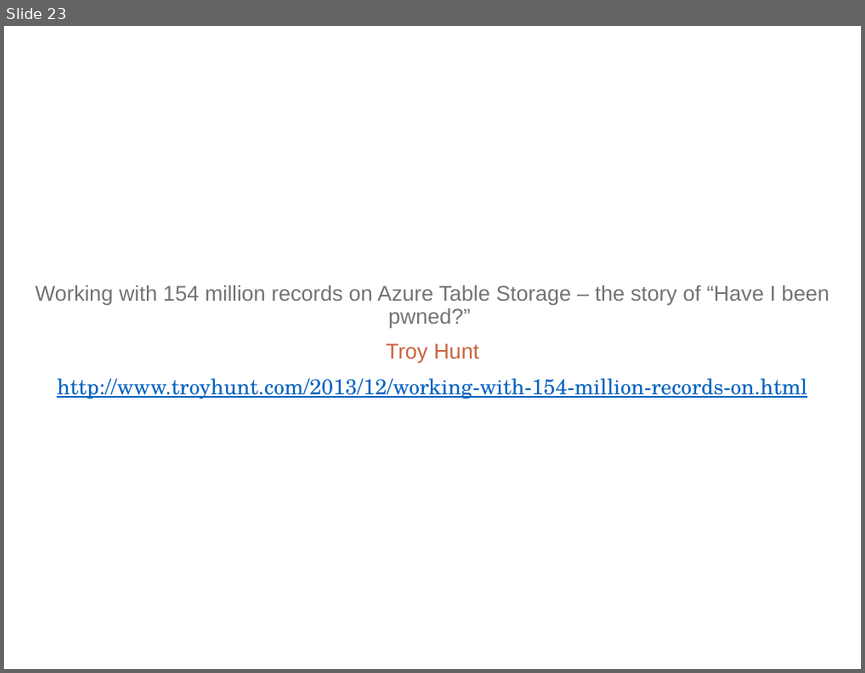
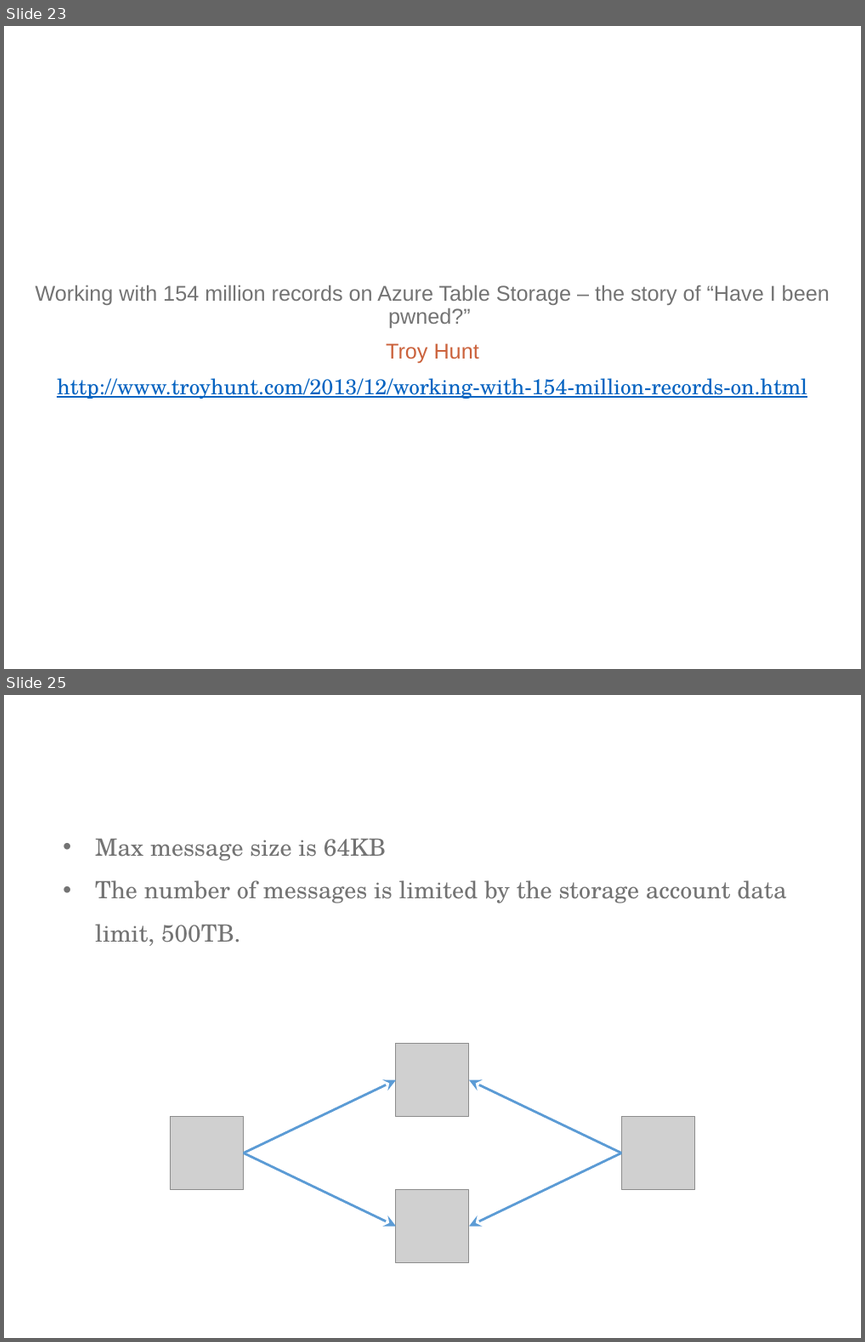
Before and after one commit to ritasker/Presentations-Archive, a slide deck: Current/Azure The Good Parts Web Apps/AzureTheGoodParts-WebApps.pptx. Shown one above the other, each under a label of ours: slide 23 before the commit, slides 23 and 25 after it; the slides between them are not shown. The pictures are 865x673 and 865x1342 pixels, drawn with LibreOffice and Linux fonts; fonts in the diff are those of the drawing; grey boxes stand for pictures; background and template pictures are left out. Boxes give left, top, right and bottom in pixels: in the first picture for what was removed or moved away, otherwise in the second. Text is boxed around its words. In the diff, an @@ line names an element or a change of style, - is before the commit and + after.

```diff
--- a/Current/Azure The Good Parts Web Apps/AzureTheGoodParts-WebApps.pptx
+++ b/Current/Azure The Good Parts Web Apps/AzureTheGoodParts-WebApps.pptx
@@ slide 25 added at (x1=4, y1=695, x2=861, y2=1338), background picture (left out) @@
@@ text added at (x1=95, y1=839, x2=786, y2=946), 20 pt, text #737373 @@
+• Max message size is 64KB
+• The number of messages is limited by the storage account data limit, 500TB.
@@ group added at (x1=171, y1=1043, x2=693, y2=1262): 4 pictures, 4 arrows @@
```
Also in this commit, not shown: 9 other slides added, 7 slides removed, 1 other file.
